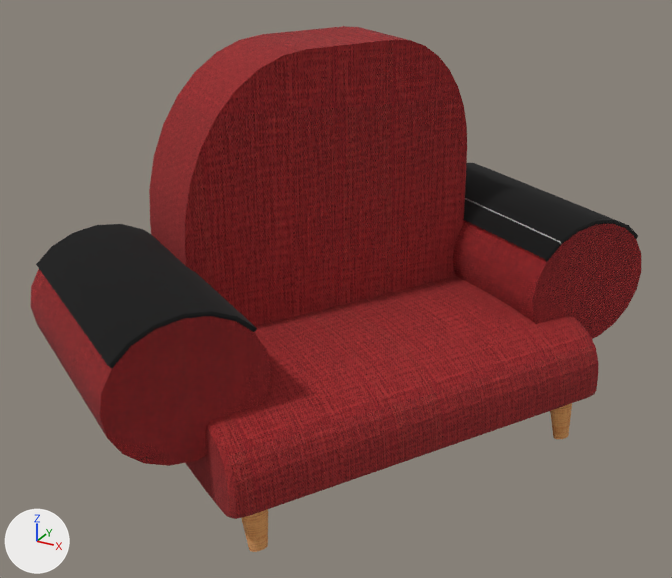
The OBJ model ProyectoFinal/ProyectoFinal/Models/Armchair/armchair.obj: old version first, new version second.
One viewpoint serves both versions: a 50 mm camera at (15.68, -6.19, 16.33) aimed at (5.17, 12.93, 6.77). Lighting does not change. The marker at lower left points along +X, +Y and +Z. Where no turn or scale is listed for an object, it has been applied to the vertices.

Script lines for the objects in view, before the commit:
```python
mat_armchair_lambert5sg = principled_material('Armchair:lambert5SG')
mat_armchair_lambert5sg.base_color = (0.0, 0.0, 0.0)  # black #000000
mat_armchair_lambert5sg.roughness = 1.0
me_armchair = bpy.data.meshes.new('armchair')
me_armchair.from_pydata(...)  # 851 vertices, 767 faces; spans x -1.2..11.7, y 5.5..21.3, z 2.6..12.8
# faces by material slot: [80, 537, 55, 39, 2, 54]
me_armchair.materials.append(mat_armchair_lambert3sg)  # picture img_madera_texture_jpg_png
me_armchair.materials.append(mat_armchair_lambert2sg)  # picture img_sofa_red_texture_png
me_armchair.materials.append(mat_armchair_pasted__lambert2sg)  # picture img_sofa_red_texture_jpg_png
me_armchair.materials.append(mat_armchair_lambert5sg)  # black #000000
me_armchair.materials.append(mat_armchair_lambert4sg)  # grey #bcbcbc
me_armchair.materials.append(mat_armchair_pasted__lambert2sg2)  # picture img_sofa_red_texture_jpg_png
ob_armchair = bpy.data.objects.new('armchair', me_armchair)
ob_armchair.location = (0.0, 0.0, 0.0)
```
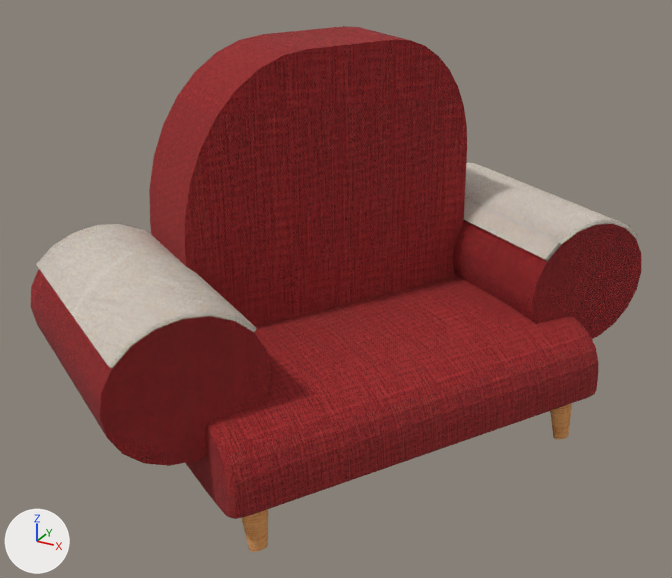
The newer file is also turned or shifted as a whole; pictures and numbers use the older file's frame.

Patch to the scene script:
```diff
--- a/ProyectoFinal/ProyectoFinal/Models/Armchair/armchair.obj.py
+++ b/ProyectoFinal/ProyectoFinal/Models/Armchair/armchair.obj.py
@@ img_texturablancasillon_png @@
+img_texturablancasillon_png = load_image('TexturaBlancaSillon.png', 'TexturaBlancaSillon.png', 512, 344, 'sRGB')
@@ mat_armchair_lambert5sg @@
 mat_armchair_lambert5sg = principled_material('Armchair:lambert5SG')
-mat_armchair_lambert5sg.base_color = (0.0, 0.0, 0.0)  # black #000000
+mat_armchair_lambert5sg.texture = img_texturablancasillon_png
 mat_armchair_lambert5sg.roughness = 1.0
```

What differs and where, as boxes [x1, y1, x2, y2] in the pictures (672 x 578 px):
'armchair', surface changed (black to grey): [36, 131, 638, 372] in both
